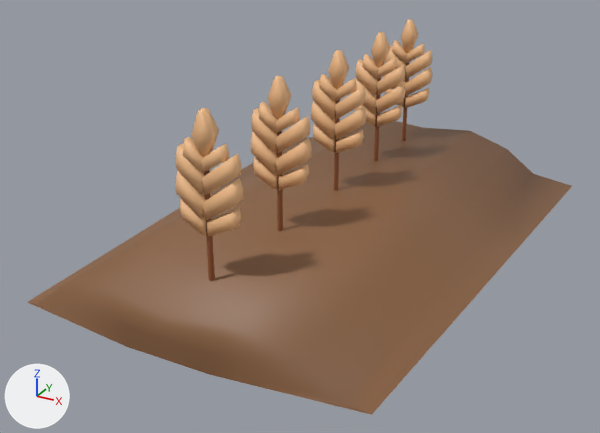
Renders of the FBX model Assets/Viridis Country/Models/Plantacao/Plantacao.fbx from each side of a commit.
Both versions are drawn from a 50 mm lens placed at (10.23, -20.26, 10.43), pointed at (-0.38, -0.97, 0.79). Every picture has the same lights, and +X, +Y and +Z are marked at lower left. Where no turn or scale is listed for an object, it has been applied to the vertices.
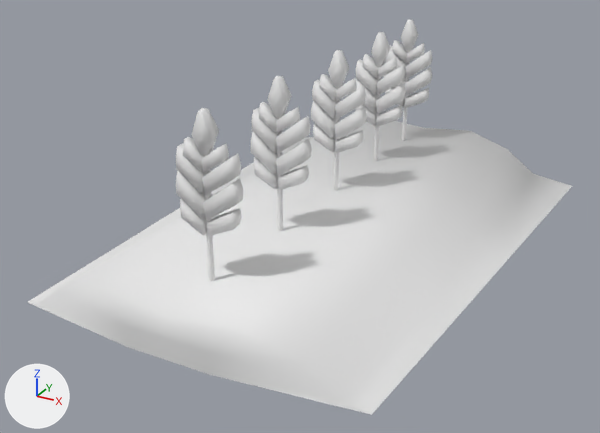
Location of each change, [x1, y1, x2, y2] in pixels of the pictures (600 x 433 px):
part 1 of me_cube_009, recoloured (brown to grey): [176, 19, 432, 236] in both
part 2 of me_cube_009, recoloured (brown to grey): [204, 52, 409, 282] in both
part 3 of me_cube_009, recoloured (brown to white): [28, 121, 572, 415] in both

Patch to the scene script:
```diff
--- a/Assets/Viridis Country/Models/Plantacao/Plantacao.fbx.py
+++ b/Assets/Viridis Country/Models/Plantacao/Plantacao.fbx.py
@@ me_cube_009 @@
 me_cube_009.from_pydata(...)  # 629 vertices, 527 faces; spans x -5.5..5.5, y -7.6..8.1, z -0.7..5.3
 # used by ob_cube; location = (0.0, -0.27, 0.0)
+# me_cube_009 part 1: all 480 faces that had it switch from mat_material (beige #f4bf8b) to no material
+# me_cube_009 part 2: all 15 faces that had it switch from mat_material_001 (brown #905633) to no material
+# me_cube_009 part 3: all 32 faces that had it switch from mat_material_002 (brown #8a6140) to no material
```
